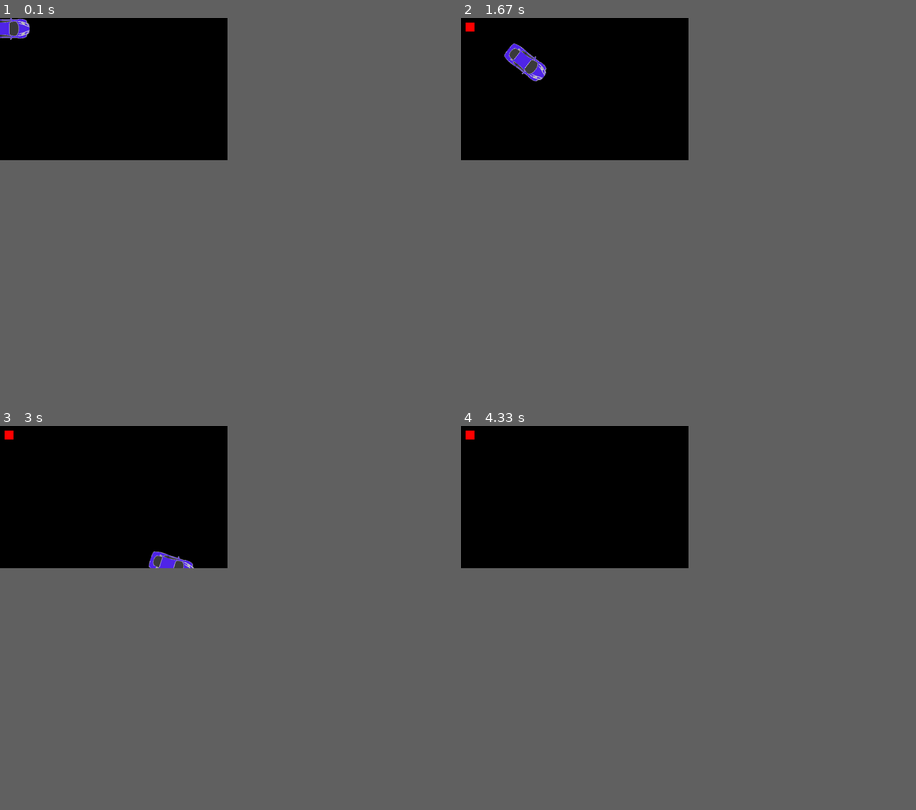
Above: before the commit, frames 1-4 (two rows, left to right).
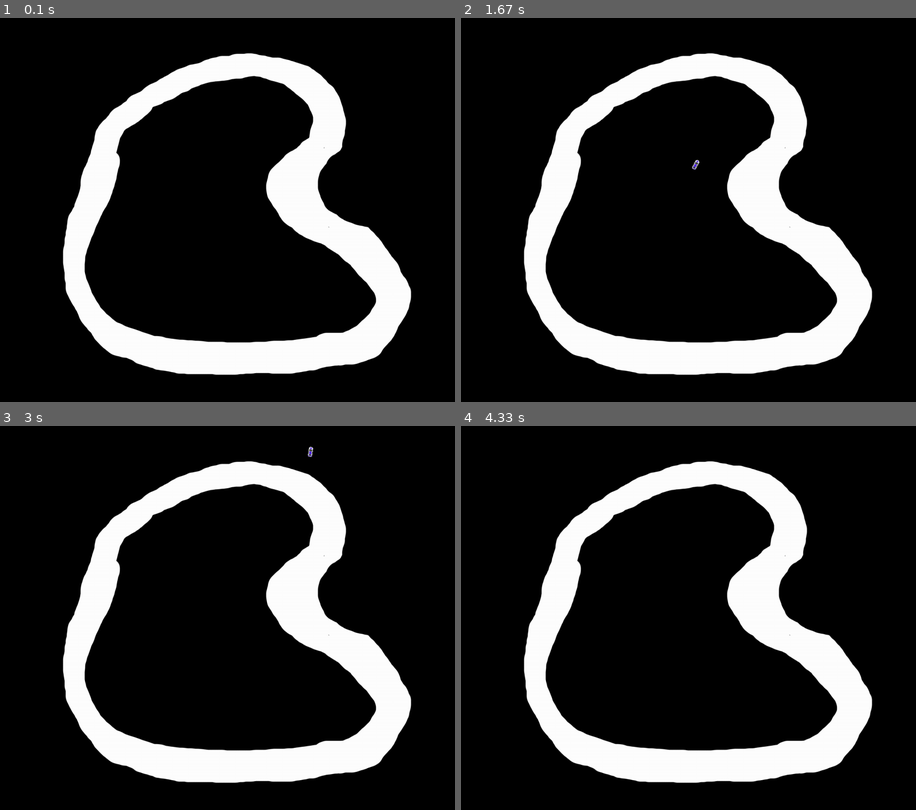
Above: after the commit, the same moments.

Repository: hlfshell/pygame_playground
Game: pygame game, started from game.py
Same seed, same stepped clock (60 frames per second), same inputs: the game is played once before the commit and once after it.
Inputs (mouse positions are in pixels of both pictures, inside the frame that each line leads up to):
- Up to frame 1 (0.1 s): no input
- Up to frame 2 (1.67 s): press the mouse at (670, 229) at 0.37 s; move the mouse to (752, 213) at 0.47 s; release the mouse at (834, 198) at 0.6 s; hold Right 0.67-1.13 s; move the mouse to (688, 236) at 0.7 s; hold Up 1.17-1.47 s; hold Right from 1.5 s (still down)
- Up to frame 3 (3 s): release Right at 1.97 s; hold Left 2-2.53 s; hold Down 2.57-2.87 s; hold Left from 2.9 s (still down)
- Up to frame 4 (4.33 s): release Left at 3.3 s; hold Up 3.33-3.7 s
In our replay, the window is 450x281 before the commit and 900x759 after it. These sizes can differ from the game's own. Grey fills any space a smaller window leaves; there, only what the larger window draws over its background counts as a difference.

The runs differ from the first frame. In frame 1, 19% of the frame differs, in the area x 0-91%, y 0-94%; in frame 2, 19%, in the area x 1-91%, y 1-94%; in frame 3, 19%; in frame 4, 18%.

Commit message:
feature: initial track, working on car orientation at start

Diff:
--- a/car.py
+++ b/car.py
@@ -5,6 +5,7 @@
 from pygame.locals import K_LEFT, K_RIGHT, K_UP, K_DOWN
 
 im = Image.open('car_sprite.png')
+im = im.resize((28, 14))
 
 class Car(pygame.sprite.Sprite):
 
@@ -74,7 +75,6 @@
         if velocity_magnitude > 10:
             velocity_magnitude = 10
 
-        print("vel mag", velocity_magnitude)
         rotation = -self._rotation
         # if velocity_magnitude < 0:
         #     # rotation = self._rotation
--- a/game.py
+++ b/game.py
@@ -2,18 +2,22 @@
 from pygame.locals import *
 from car import Car
 from checkpoint import Checkpoint
+from track import Track
+import math
 
 class Game:
-    def __init__(self):
+    def __init__(self, trackname : str):
         self._running = True
         self._display_surface = None
-        self.size = self.width, self.height = 640, 400
         self._frame_per_sec = pygame.time.Clock()
         self._fps = 60
 
         self._cars : [Car] = pygame.sprite.Group()
         self._checkpoints : [Checkpoint] = pygame.sprite.Group()
-        self._track = pygame.sprite.Group()
+        # self._track_group = pygame.sprite.Group()
+        self._trackname = trackname
+        self._car_spawn_position = None
+        self._car_spawn_rotation = None
 
     def add_car(self, car : Car):
         self._cars.add(car)
@@ -23,7 +27,8 @@
 
     def on_init(self):
         pygame.init()
-        self._display_surface = pygame.display.set_mode(self.size)
+        self._track = Track(self._trackname)
+        self._display_surface = pygame.display.set_mode(self._track.get_size())
         self._running = True
         pygame.display.set_caption("Car Game")
 
@@ -35,14 +40,15 @@
         for car in self._cars:
             car.move()
             # Calculate if the car impacts
-            trackCollions = pygame.sprite.spritecollide(car, self._track, False)
+            # trackCollions = pygame.sprite.spritecollide(car, self._track, False)
             checkpointCollisions = pygame.sprite.spritecollide(car, self._checkpoints, False)
             for collision in checkpointCollisions:
                 car.crash(collision)
 
 
     def on_render(self):
-        self._display_surface.fill((0,0,0))
+        self._display_surface.fill((255,255,255))
+        self._display_surface.blit(self._track._surface, self._track._rect)
         for checkpoint in self._checkpoints:
             self._display_surface.blit(checkpoint.surface, checkpoint.rect)
         for car in self._cars:
@@ -54,10 +60,28 @@
     def on_cleanup(self):
         pass
 
+    def set_car_spawn(self):
+        while(self._car_spawn_rotation is None):
+            self.on_render()
+            if self._car_spawn_position is not None:
+                pygame.draw.line(self._display_surface, (255, 0, 0), self._car_spawn_position, pygame.mouse.get_pos(), width=3)
+                pygame.display.update()
+            for event in pygame.event.get():
+                # self.on_event(event)
+                left, _, _ = pygame.mouse.get_pressed()
+                if left:
+                    if self._car_spawn_position is None:
+                        self._car_spawn_position = pygame.mouse.get_pos()
+                    else:
+                        # Figure out our rotation angle from the new point
+                        point = pygame.mouse.get_pos()
+                        radians = math.atan2(point[0]-self._car_spawn_position[0], point[1]-self._car_spawn_position[1])
+                        self._car_spawn_rotation = math.degrees(radians)
+
+    def set_checkpoints(self):
+        pass
+
     def on_execute(self):
-        if self.on_init() == False:
-            self._running = False
-
         while(self._running):
             for event in pygame.event.get():
                 self.on_event(event)
@@ -65,10 +89,21 @@
             self.on_render()
         self.on_cleanup()
 
+    def play(self):
+        if self.on_init() == False:
+            self._running = False
+
+        self.set_car_spawn()
+        # Spawn a car
+        car = Car("one", self._car_spawn_position, self._car_spawn_rotation)
+        self.add_car(car)
+        self.on_execute()
+
 if __name__ == "__main__":
-    game = Game()
-    car = Car("one", (20, 30))
-    checkpoint = Checkpoint("abc123", (20, 20), (30, 30))
-    game.add_car(car)
-    game.add_checkpoint(checkpoint)
-    game.on_execute()
+    game = Game("track1.png")
+    # car = Car("one", (20, 30))
+    # checkpoint = Checkpoint("abc123", (20, 20), (30, 30))
+    # game.add_car(car)
+    # game.add_checkpoint(checkpoint)
+    game.play()
+    # game.on_execute()
--- a/track.py
+++ b/track.py
@@ -0,0 +1,19 @@
+import pygame
+
+class Track:
+
+    def __init__(self, filename : str):
+        self._surface = pygame.image.load("track1.png")#.convert()
+        self._rect = self._surface.get_rect()
+        self._rect.topleft= [0,0]
+
+    def get_size(self):
+        return self._surface.get_size()
+
+
+
+# b = pygame.sprite.Sprite() # create sprite
+# b.image = pygame.image.load("ball.png").convert() # load ball image
+# b.rect = b.image.get_rect() # use image extent values
+# b.rect.topleft = [0, 0] # put the ball in the top left corner
+# screen.blit(b.image, b.rect)
Binary file added: track1.png
